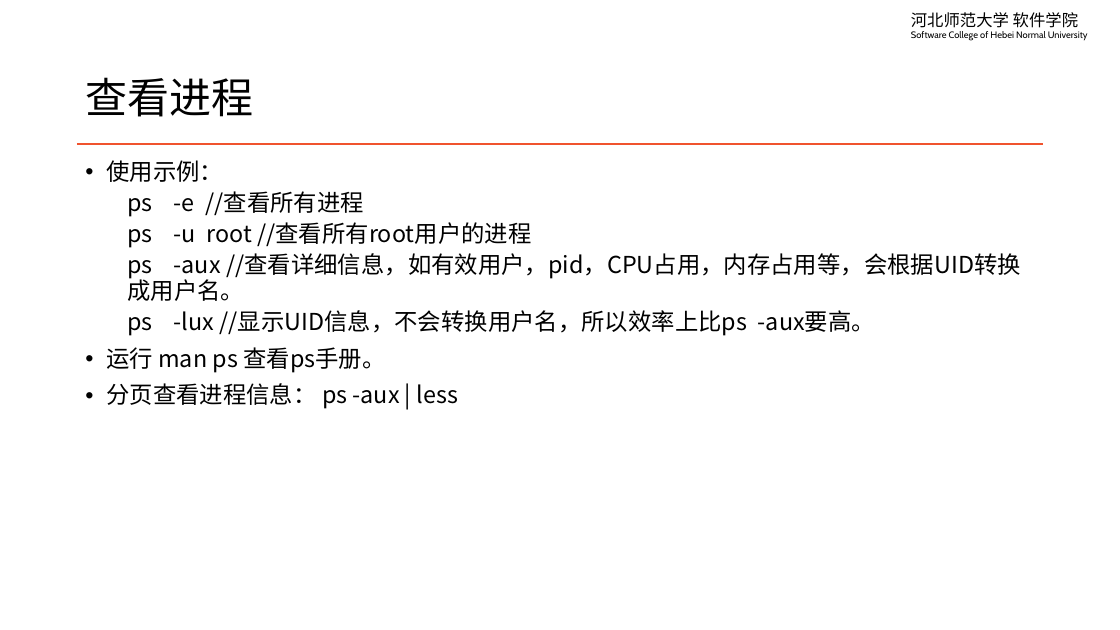
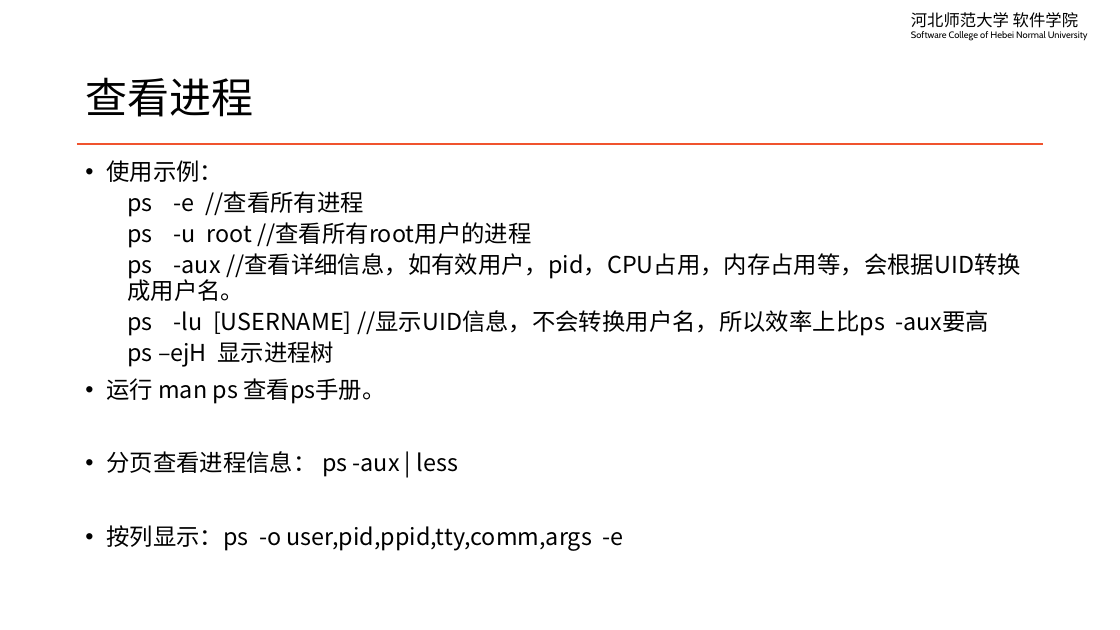
Before and after one commit to edu2act/course-linux-system, a slide deck: slide 5 of materials/slides/ch09-process-managment.pptx. Drawn at 1120x630 pixels with LibreOffice and Linux fonts; fonts in the diff are those of the drawing. Boxes give left, top, right and bottom in pixels: in the first picture for what was removed or moved away, otherwise in the second. Text is boxed around its words. In the diff, an @@ line names an element or a change of style, - is before the commit and + after.

```diff
--- a/materials/slides/ch09-process-managment.pptx
+++ b/materials/slides/ch09-process-managment.pptx
@@ text at (127,310,989,367): text changed @@
-  ps -lux //显示UID信息，不会转换用户名，所以效率上比ps -aux要高。
+  ps -lu [USERNAME] //显示UID信息，不会转换用户名，所以效率上比ps -aux要高
+  ps –ejH 显示进程树
@@ text at (106,525,623,551): paragraph added @@
+• 按列显示：ps -o user,pid,ppid,tty,comm,args -e
```
Also in this commit, not shown: 1 other slide changed, 9 other files.
